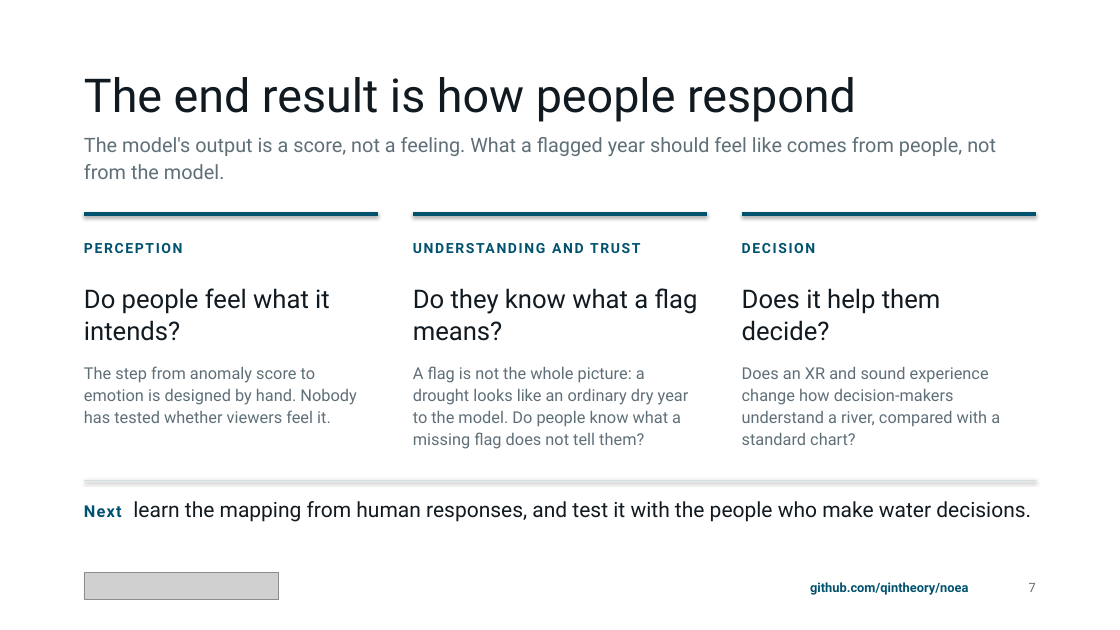
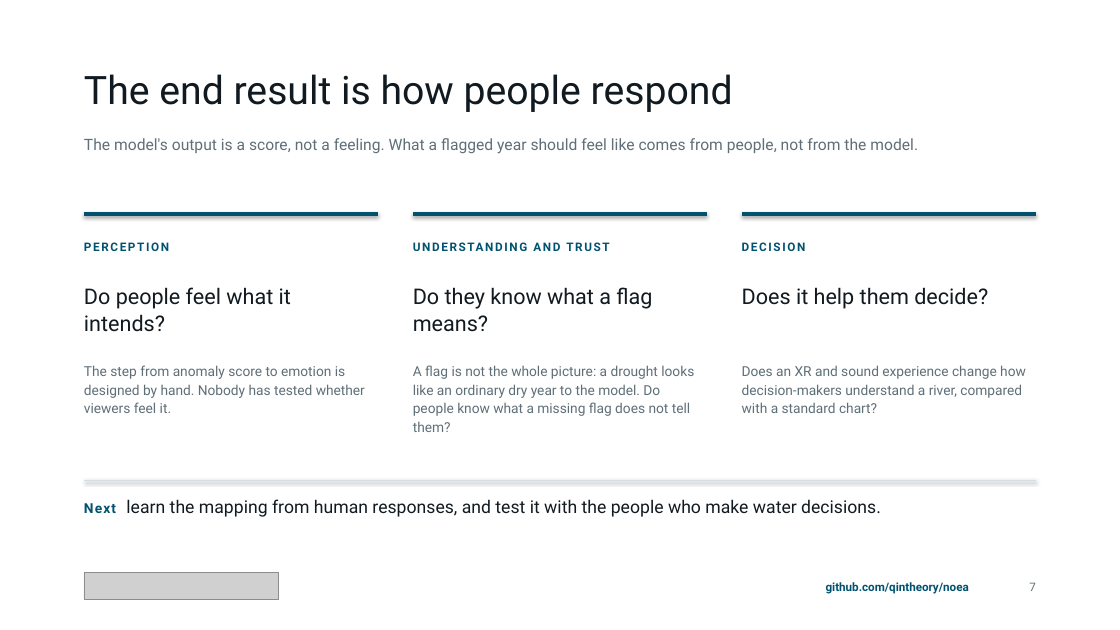
Before and after one commit to qintheory/noea, a slide deck: slide 7 of docs/noea-introduction.pptx. Drawn at 1120x630 pixels with LibreOffice and Linux fonts; fonts in the diff are those of the drawing; grey boxes stand for pictures. Boxes give left, top, right and bottom in pixels: in the first picture for what was removed or moved away, otherwise in the second. Text is boxed around its words. In the diff, an @@ line names an element or a change of style, - is before the commit and + after.

```diff
--- a/docs/noea-introduction.pptx
+++ b/docs/noea-introduction.pptx
@@ text "The end result is how ..." at <box>84,74,733,112</box>: size 40 to 33.6 pt @@
@@ text "The model's output is a ..." at <box>84,138,918,154</box>: size 17 to 13.4 pt; line spacing 1.12 to 1 @@
@@ size 12 to 10.1 pt in 3 elements at <box>84,242,169,251</box>, <box>413,239,707,265</box>, <box>742,242,806,251</box> @@
@@ size 22 to 18.5 pt in 3 elements at <box>84,287,291,332</box>, <box>413,287,652,332</box>, <box>742,287,988,309</box> @@
@@ size 14 to 11.8 pt in 3 elements at <box>84,365,365,413</box>, <box>413,365,694,432</box>, <box>742,365,1026,413</box> @@
@@ text "Next learn the mapping from ..." at <box>84,499,881,517</box>: size 14 to 11.8 pt in "Next"; size 18 to 15.1 pt @@
@@ text "github.com/qintheory/noea" at <box>826,582,969,594</box>: size 11 to 10 pt @@
@@ text "7" at <box>1029,582,1036,591</box>: size 11 to 10 pt @@
```
Also in this commit, not shown: 6 other slides changed, 4 other files.
